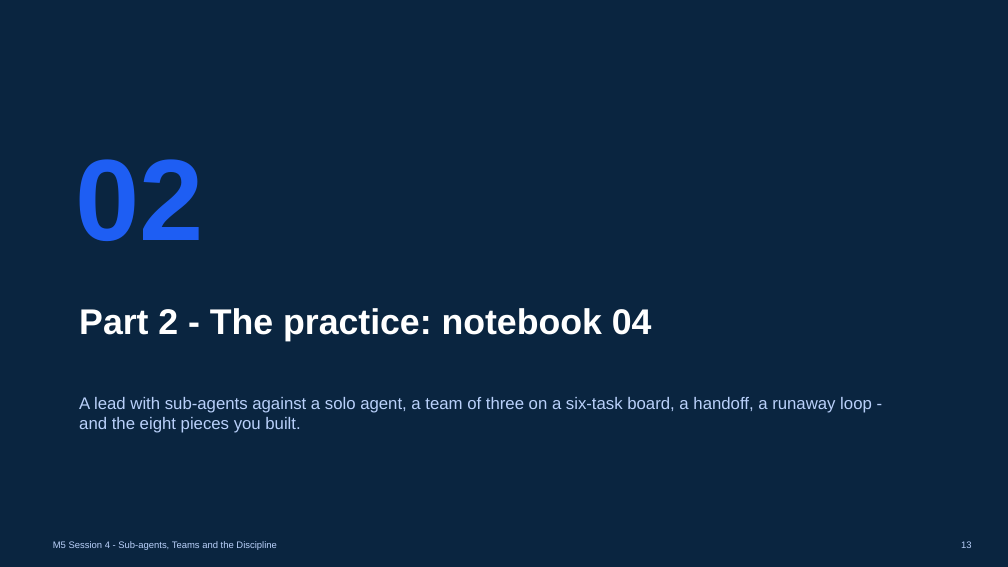
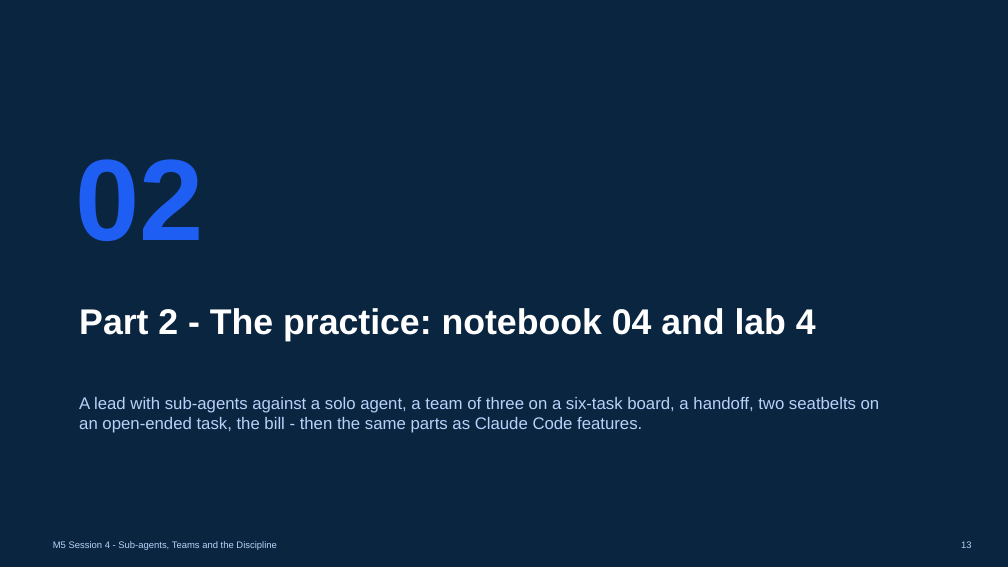
Before and after one commit to maglionejm/fontys-tech-exercises, a slide deck: slide 13 of presentations/m5-session-4-sub-agents-teams-and-the-discipline.pptx. Drawn at 1008x567 pixels with LibreOffice and Linux fonts; fonts in the diff are those of the drawing. Boxes give left, top, right and bottom in pixels: in the first picture for what was removed or moved away, otherwise in the second. Text is boxed around its words. In the diff, an @@ line names an element or a change of style, - is before the commit and + after.

```diff
--- a/presentations/m5-session-4-sub-agents-teams-and-the-discipline.pptx
+++ b/presentations/m5-session-4-sub-agents-teams-and-the-discipline.pptx
@@ text at (79,308,816,341): text changed @@
-Part 2 - The practice: notebook 04
+Part 2 - The practice: notebook 04 and lab 4
@@ text at (79,397,880,433): text changed @@
-A lead with sub-agents against a solo agent, a team of three on a six-task board, a handoff, a runaway loop - and the eight pieces you built.
+A lead with sub-agents against a solo agent, a team of three on a six-task board, a handoff, two seatbelts on an open-ended task, the bill - then the same parts as Claude Code features.
```
Also in this commit, not shown: 9 other slides changed, 3 slides added, 1 other file.
